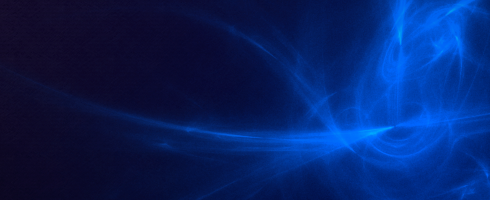
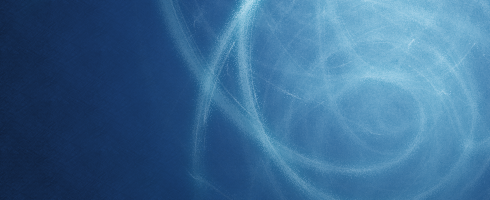
Revision of a layered 490 x 200 image; what changed, layer by layer:
added layer "Flame (Light)" above "Flame (Noise -> Spread 15)" over (x1=123, y1=0, x2=490, y2=200)
added layer "Flame (Noise -> Spread 15)" above "Flame (Blur -> Gussian 20)" over (x1=120, y1=0, x2=490, y2=200)
added layer "Flame (Blur -> Gussian 20)" above "Stripes" over (x1=13, y1=0, x2=490, y2=200)
added layer "Stripes" (10%) above "Paper copy" over (x1=0, y1=0, x2=490, y2=200)
added layer "Paper copy" above "Paper" over (x1=0, y1=0, x2=490, y2=200)
added layer "Paper" above "Background" over (x1=0, y1=0, x2=490, y2=200)
painted on "Background" over (x1=0, y1=0, x2=490, y2=200)
